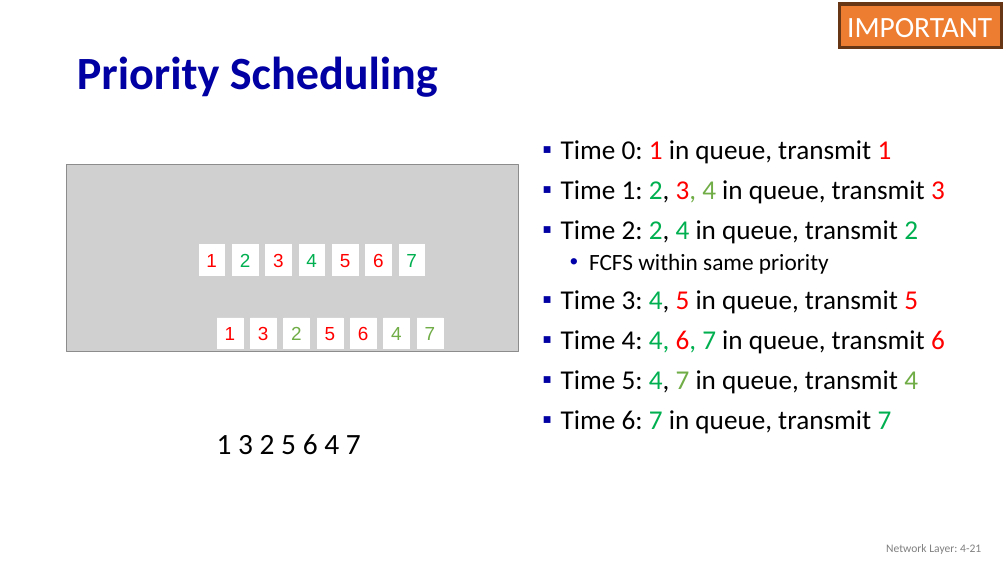
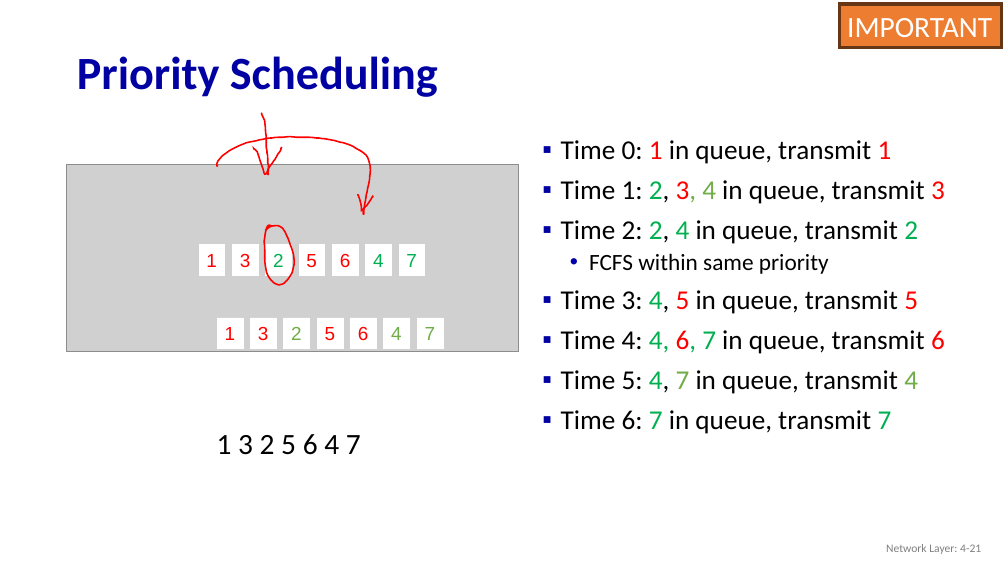
Before and after one commit to guhofstra/CSC175, a slide deck: slide 21 of PPTs/Quiz/Quiz Questions.pptx. Drawn at 1008x567 pixels with LibreOffice and Linux fonts; fonts in the diff are those of the drawing; grey boxes stand for pictures. Boxes give left, top, right and bottom in pixels: in the first picture for what was removed or moved away, otherwise in the second. Text is boxed around its words. In the diff, an @@ line names an element or a change of style, - is before the commit and + after.

```diff
--- a/PPTs/Quiz/Quiz Questions.pptx
+++ b/PPTs/Quiz/Quiz Questions.pptx
@@ freeform shape added at (261,113,268,174), outline #FF0000 1.5 pt @@
@@ freeform shape added at (217,137,371,215), outline #FF0000 1.5 pt @@
@@ freeform shape added at (254,147,282,174), outline #FF0000 1.5 pt @@
@@ freeform shape added at (358,194,374,210), outline #FF0000 1.5 pt @@
@@ freeform shape added at (265,225,295,285), outline #FF0000 1.5 pt @@
@@ rectangle "2": place and size @@
-rectangle "2" at (232,245,258,275)
+rectangle "2" at (265,245,291,275)
@@ 3 rectangles: place and size @@
-3 rectangles at (265,245,392,275)
+3 rectangles at (232,245,358,275)
@@ rectangle "4": place and size @@
-rectangle "4" at (299,245,325,275)
+rectangle "4" at (366,245,392,275)
```
Also in this commit, not shown: 8 other slides changed, 4 slides added.
